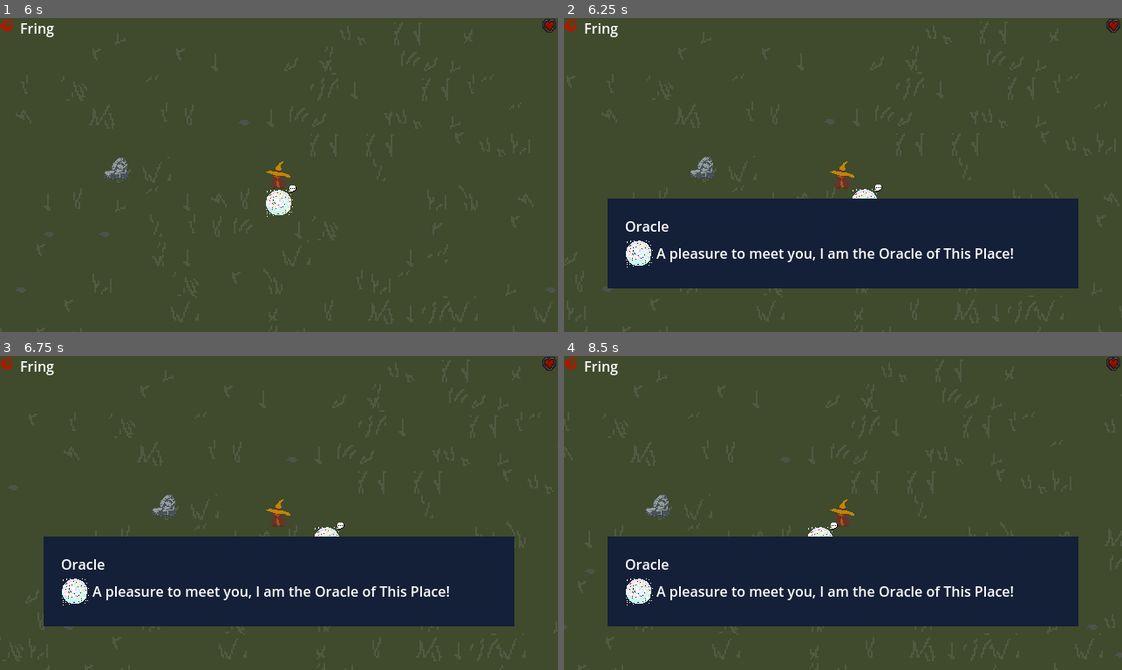
Above: before the commit, frames 1-4 (two rows, left to right).
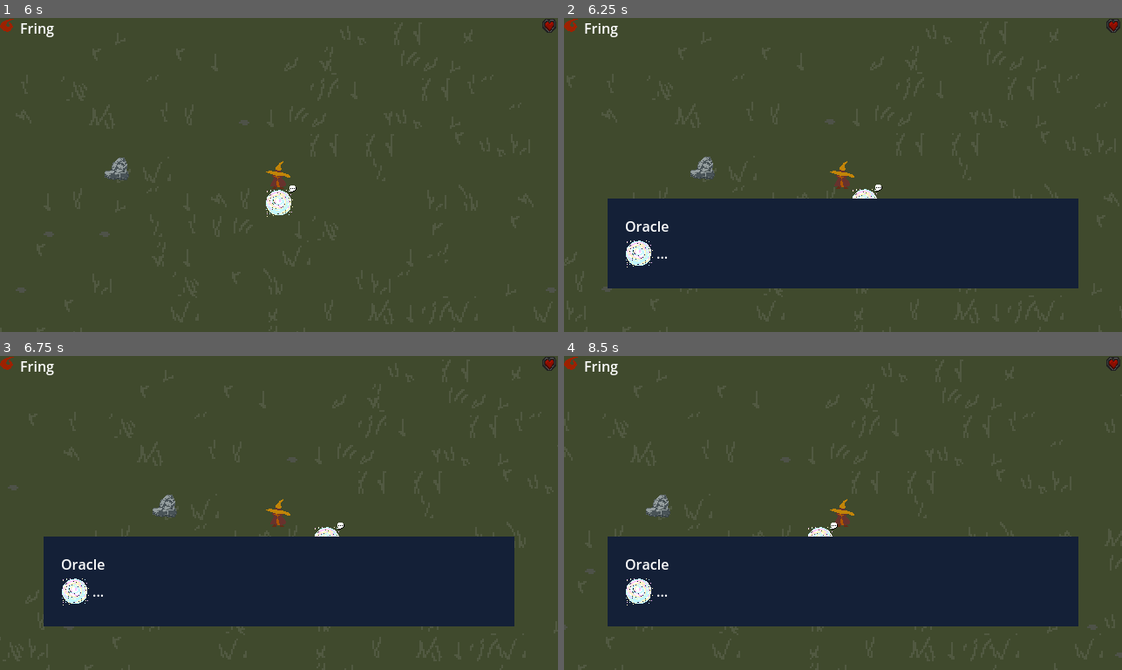
Above: after the commit, the same moments.

Repository: goshdarnheck/witchy-woods
Game: Godot game, scene res://main.tscn
The game is run twice, just before and just after one commit, with the same random seed, the same clock (stepped at 60 frames per second) and the same inputs.
Inputs:
- Up to frame 1 (6 s): click "New Game" at 0.5 s; click "AWAKEN" at 1.25 s; tap Enter at 2, 5.75 s; hold D (right) 2.03-2.78 s; tap E (speak) at 2.1, 3.05, 3.6, 4.35 s; hold S (down) 2.78-3.53 s; tap Space (action) at 2.85, 4.25, 5.85 s; hold D (right) 3.53-4.28 s; hold W (up) 4.28-5 s; click "Hello, it is I, Fring!" at 5 s; hold A (left) from 5.78 s (still down)
- Up to frame 2 (6.25 s): keep holding A (left); tap E (speak) at 6.05 s
- Up to frame 3 (6.75 s): keep holding A (left); tap Space (action) at 6.5 s; tap E (speak) at 6.6 s
- Up to frame 4 (8.5 s): tap Enter at 7.25 s; release A (left) at 7.28 s; hold S (down) 7.28-8.03 s; tap E (speak) at 7.35, 8.3 s; tap Space (action) at 8, 8.1 s; hold D (right) from 8.03 s (still down)

Frame 1 is identical in both runs. In frame 2, 0.9% of the frame differs, in the area x 16-81%, y 73-78%; in frame 3, 0.9%; in frame 4, 0.9%.

Commit message:
Oracle speech change

Diff:
--- a/npcs/oracle.gd
+++ b/npcs/oracle.gd
@@ -30,11 +30,13 @@
 		"name": displayName,
 		"image": "oracle.png",
 		"text": "Go away!",
+		"func": "_end"
 	},
 	"apleasure": {
 		"name": displayName,
 		"image": "oracle.png",
 		"text": "A pleasure to meet you, I am the Oracle of This Place!",
+		"func": "_end"
 	},
 	"nothing": {
 		"name": displayName,
@@ -43,6 +45,11 @@
 	}
 }
 var speaking = false;
+
+func _end():
+	speaking = false;
+	current = "nothing";
+	Manager.speech_bubble_close();
 
 func speakKey():
 	var speech = get_speech(current);
